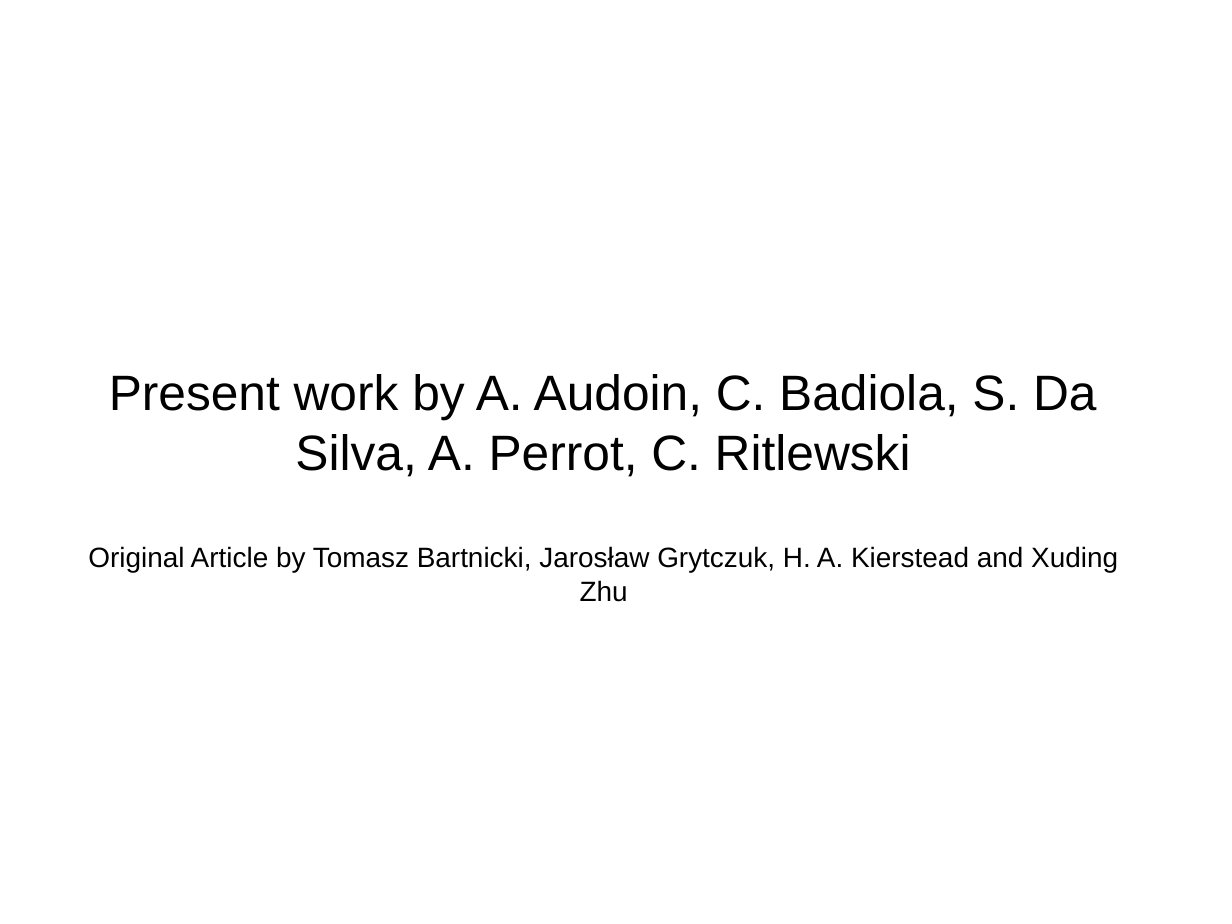
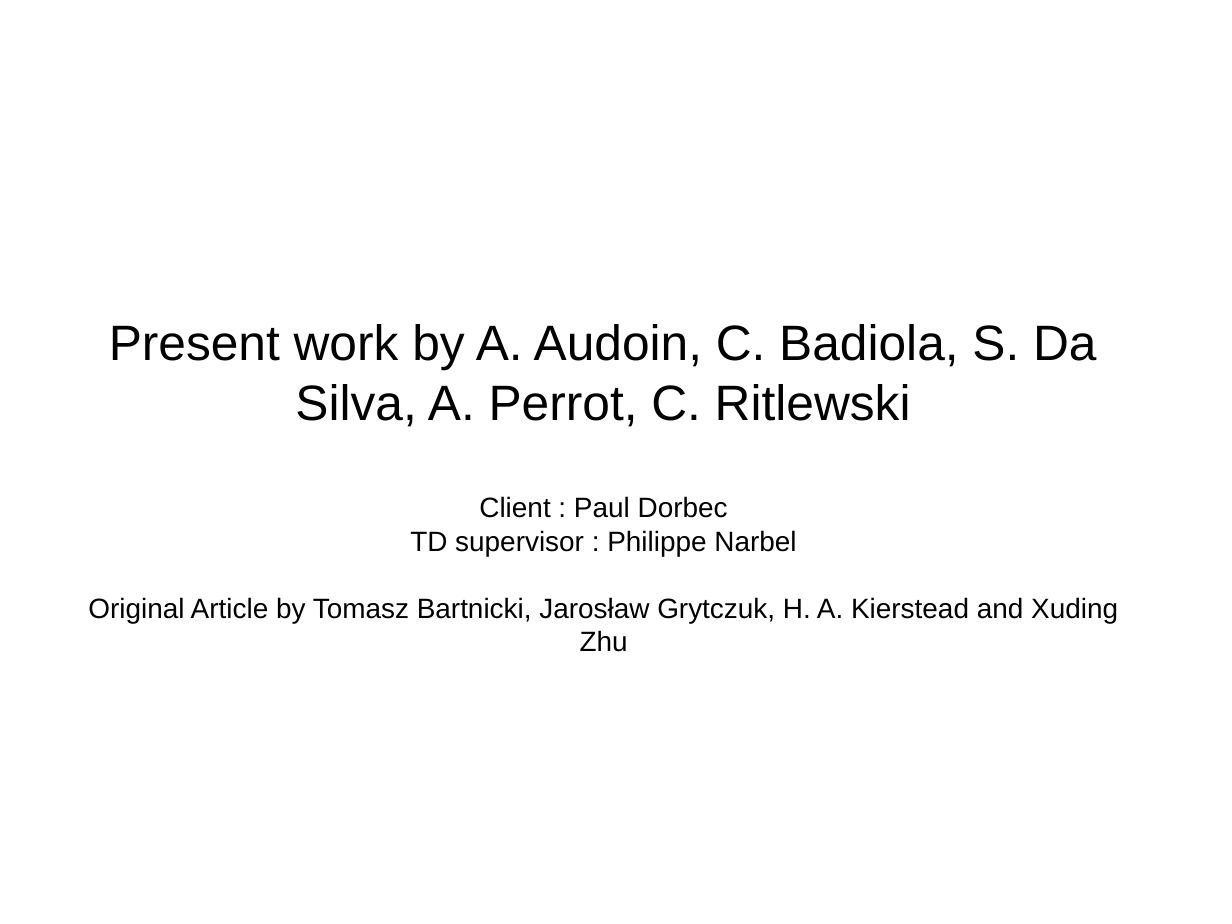
Before and after one commit to AlexPerrot/map-coloring, a slide deck: slide 1 of map-coloring.odp. Drawn at 1232x924 pixels with LibreOffice and Linux fonts; fonts in the diff are those of the drawing; background and template pictures are left out. Boxes give left, top, right and bottom in pixels: in the first picture for what was removed or moved away, otherwise in the second. Text is boxed around its words. In the diff, an @@ line names an element or a change of style, - is before the commit and + after.

Commit message:
ajout enseignants

```diff
--- a/map-coloring.odp
+++ b/map-coloring.odp
@@ subtitle at (410, 496, 796, 556): paragraphs added @@
+Client : Paul Dorbec
+TD supervisor : Philippe Narbel
```
